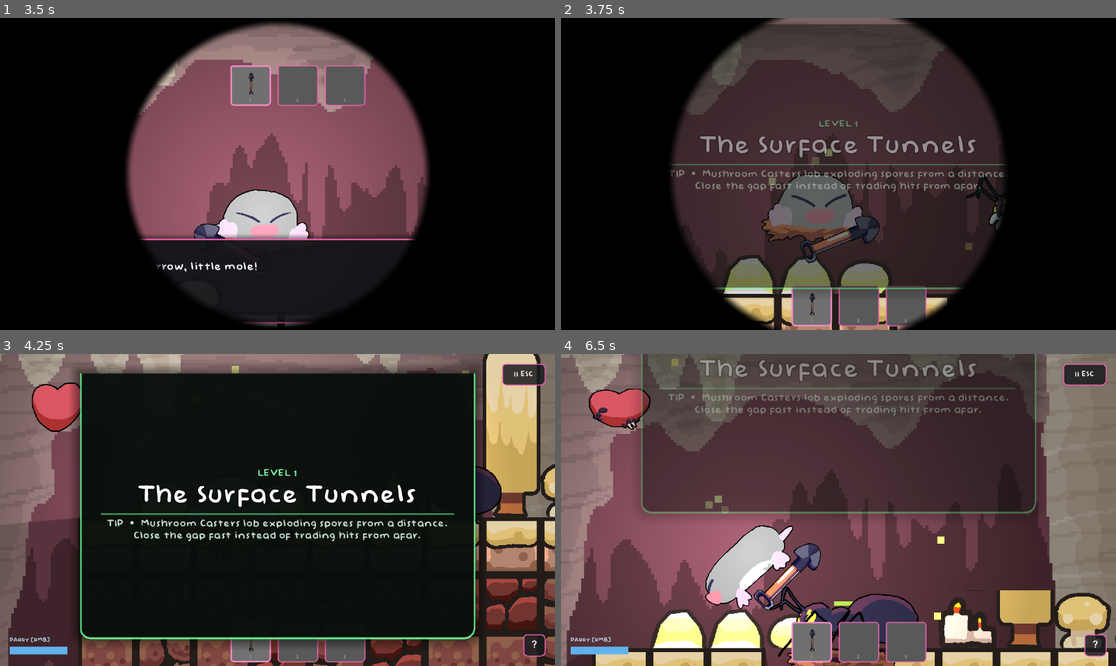
Above: before the commit, frames 1-4 (two rows, left to right).
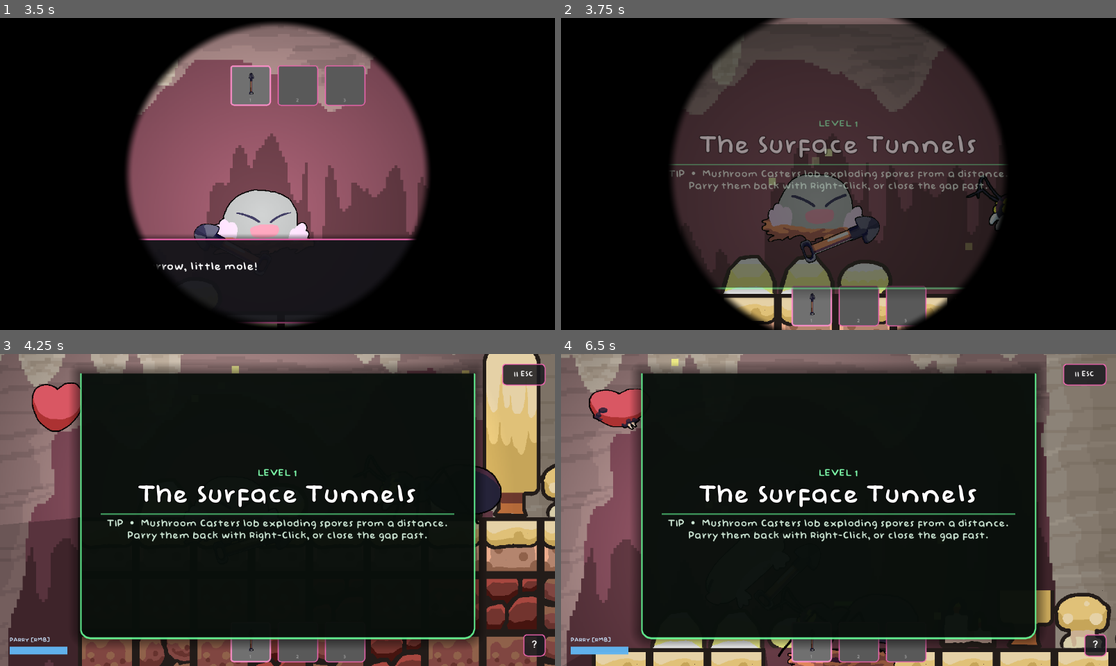
Above: after the commit, the same moments.

Repository: Geofoods/Holy-Moly
Game: Godot game, scene res://scenes/intro.tscn
Two runs of this game, one before a commit and one after it. Both use one fixed random seed, a clock stepped at 60 frames per second and the inputs below. The engine's default icon, where the game draws it, is replaced by a stand-in: a white triangle on a blue panel in a dark square.
Inputs (mouse positions are in pixels of both pictures, inside the frame that each line leads up to):
- Up to frame 1 (3.5 s): tap Enter (ui_accept) at 0.5, 0.77, 1.52 s; move the mouse to (399, 158) at 0.52 s; hold Right (ui_right) 0.53-1.28 s; tap E at 0.6 s; click (399, 158) at 0.67 s; move the mouse to (166, 189) at 1.27 s; hold Left (ui_left) 1.28-2 s; tap Shift at 1.35 s; click "TUTORIAL" at 2 s; click "PLAY" at 2.75 s
- Up to frame 2 (3.75 s): click "NEXT ▸" at 3.5 s
- Up to frame 3 (4.25 s): no input
- Up to frame 4 (6.5 s): move the mouse to (894, 441) at 4.27 s; hold Right (ui_right) 4.28-5.03 s; tap E at 4.35 s; move the mouse to (810, 572) at 5.02 s; hold W 5.03-5.78 s; tap Shift (dig_dash) at 5.1 s; click (810, 572) at 5.17 s; tap Enter (ui_accept) at 5.27, 6.02 s; move the mouse to (1005, 556) at 5.77 s; hold Left (ui_left) from 5.78 s (still down); click (1005, 556) at 5.85 s

Frame 1 is identical in both runs. In frame 2, 0.5% of the frame differs, in the area x 23-77%, y 52-56%; in frame 3, 0.7%; in frame 4, 66%, in the area x 13-88%, y 0-95%.

Commit message:
qol changes with text and adjusteed mushroom parameters to make deflect more prominen

Diff:
--- a/scripts/goblin_enemy.gd
+++ b/scripts/goblin_enemy.gd
@@ -1,8 +1,8 @@
 extends CharacterBody2D
 
 const GRAVITY := 980.0
-const THROW_INTERVAL := 3.0
-const THROW_VELOCITY := 500.0
+const THROW_INTERVAL := 1.5
+const THROW_VELOCITY := 800.0
 const MAX_HEALTH := 4.0
 
 var health := MAX_HEALTH
--- a/scripts/level_data.gd
+++ b/scripts/level_data.gd
@@ -7,7 +7,7 @@
 	"res://scenes/main.tscn": {
 		"number": 1,
 		"name": "The Surface Tunnels",
-		"tip": "Mushroom Casters lob exploding spores from a distance. Close the gap fast instead of trading hits from afar.",
+		"tip": "Mushroom Casters lob exploding spores from a distance. Parry them back with Right-Click, or close the gap fast.",
 	},
 	"res://scenes/level_02.tscn": {
 		"number": 2,
--- a/scripts/level_intro_banner.gd
+++ b/scripts/level_intro_banner.gd
@@ -1,6 +1,6 @@
 extends CanvasLayer
 
-const HOLD_DURATION := 3.0
+const HOLD_DURATION := 8.0
 const SLIDE_IN_TIME := 0.4
 const SLIDE_OUT_TIME := 0.3
 
--- a/scripts/tutorial_manager.gd
+++ b/scripts/tutorial_manager.gd
@@ -66,7 +66,7 @@
 			"checkpoint": Vector2(6050, -116),
 		},
 		{
-			"text": "A Goblin! It throws explosive mushrooms at you. Keep moving and close the gap to strike.",
+			"text": "A Goblin! It throws explosive mushrooms at you. Right-click to PARRY them back, or close the gap to strike.",
 			"kind": "trigger",
 			"node": "GoblinTrigger",
 			"checkpoint": Vector2(7300, -116),
